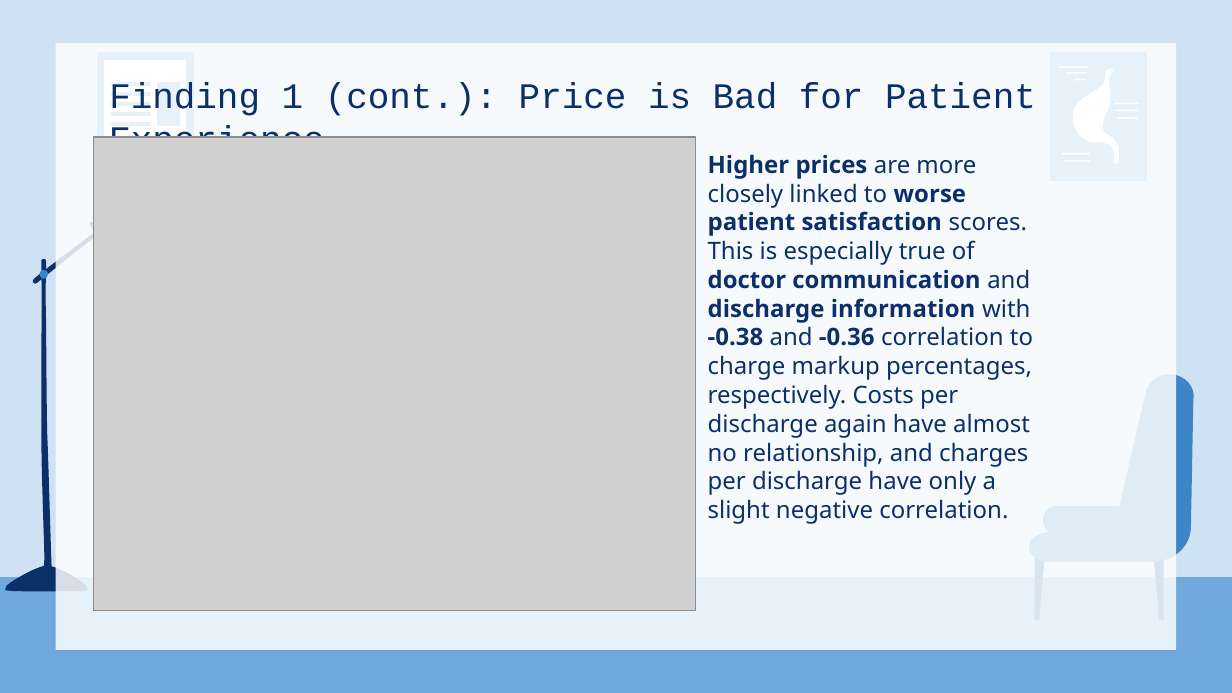
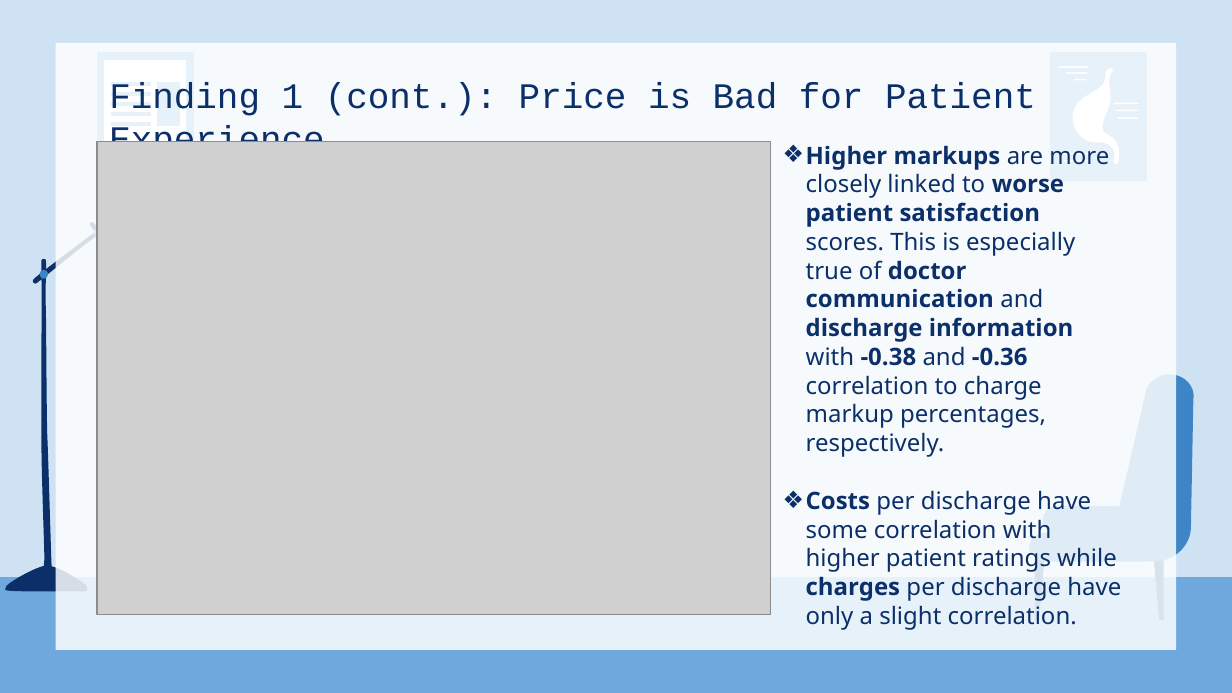
Before and after one commit to kjaques/hospital-financial-and-quality-performance, a slide deck: slide 9 of The Cost of Care.pptx. Drawn at 1232x693 pixels with LibreOffice and Linux fonts; fonts in the diff are those of the drawing; grey boxes stand for pictures. Boxes give left, top, right and bottom in pixels: in the first picture for what was removed or moved away, otherwise in the second. Text is boxed around its words. In the diff, an @@ line names an element or a change of style, - is before the commit and + after.

```diff
--- a/The Cost of Care.pptx
+++ b/The Cost of Care.pptx
@@ picture: place and size @@
-picture at bbox=[94, 137, 696, 610]
+picture at bbox=[97, 142, 770, 615]
@@ subtitle at bbox=[806, 145, 1121, 601]: text changed @@
-Higher prices are more closely linked to worse patient satisfaction scores. This is especially true of doctor communication and discharge information with -0.38 and -0.36 correlation to charge markup percentages, respectively. Costs per discharge again have almost no relationship, and charges per discharge have only a slight negative correlation.
+❖ Higher markups are more closely linked to worse patient satisfaction scores. This is especially true of doctor communication and discharge information with -0.38 and -0.36 correlation to charge markup percentages, respectively.
+❖ Costs per discharge have some correlation with higher patient ratings while charges per discharge have only a slight correlation.
```
Also in this commit, not shown: 3 other slides changed, 9 other files.
